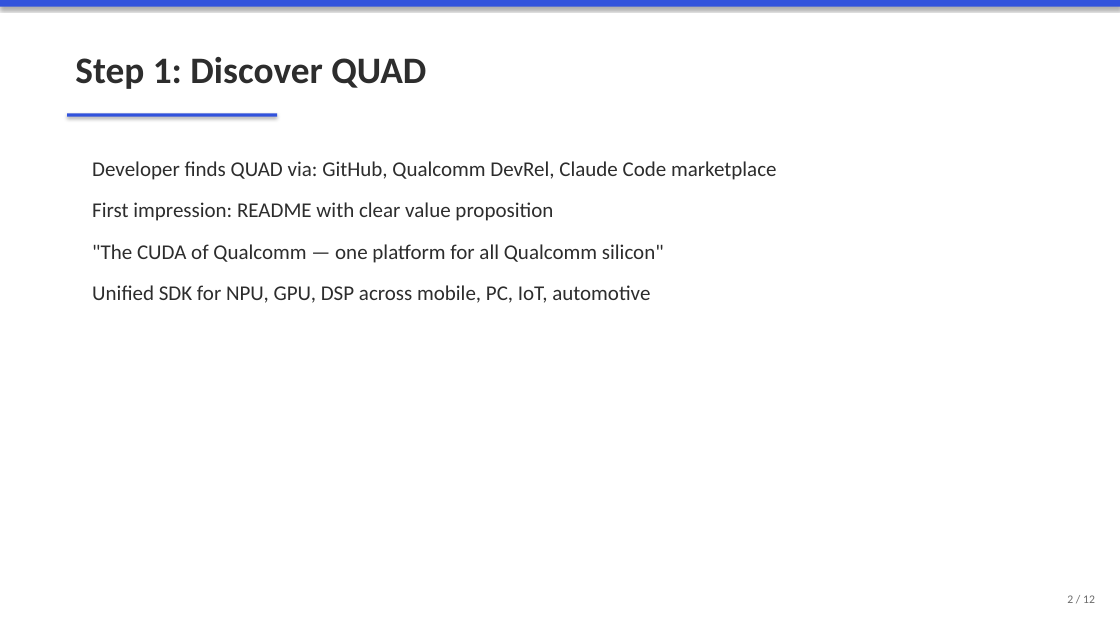
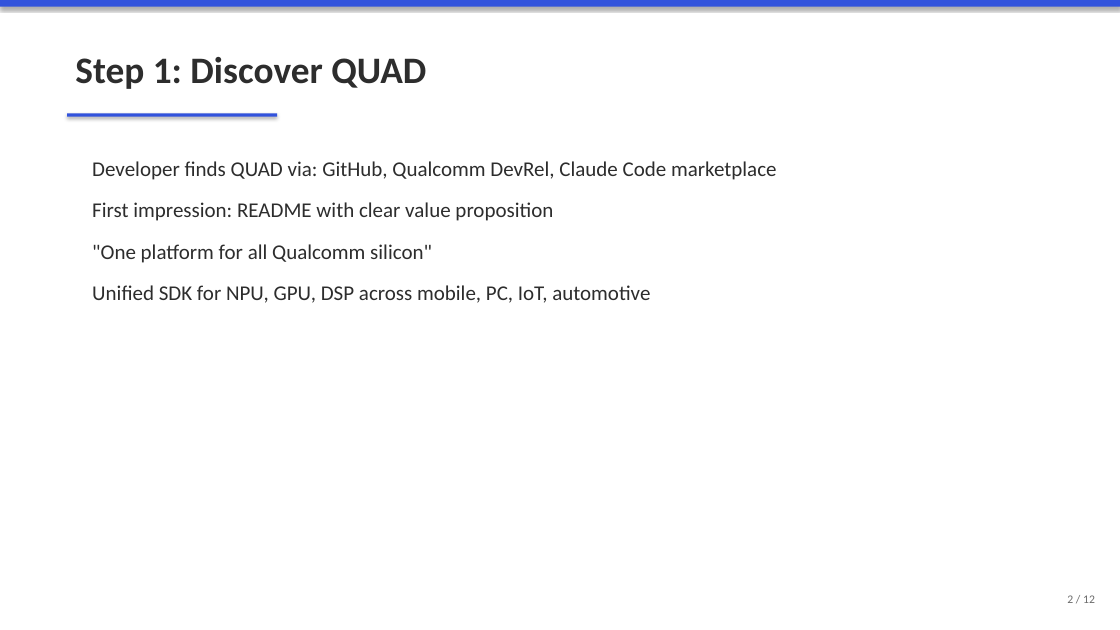
Before and after one commit to pkr465/QUAD, a slide deck: slide 2 of docs/QUAD_User_Journey.pptx. Drawn at 1120x630 pixels with LibreOffice and Linux fonts; fonts in the diff are those of the drawing. Boxes give left, top, right and bottom in pixels: in the first picture for what was removed or moved away, otherwise in the second. Text is boxed around its words. In the diff, an @@ line names an element or a change of style, - is before the commit and + after.

```diff
--- a/docs/QUAD_User_Journey.pptx
+++ b/docs/QUAD_User_Journey.pptx
@@ text at (92,244,432,263): text changed @@
-"The CUDA of Qualcomm — one platform for all Qualcomm silicon"
+"One platform for all Qualcomm silicon"
```
Also in this commit, not shown: 4 other slides changed, 14 other files.
